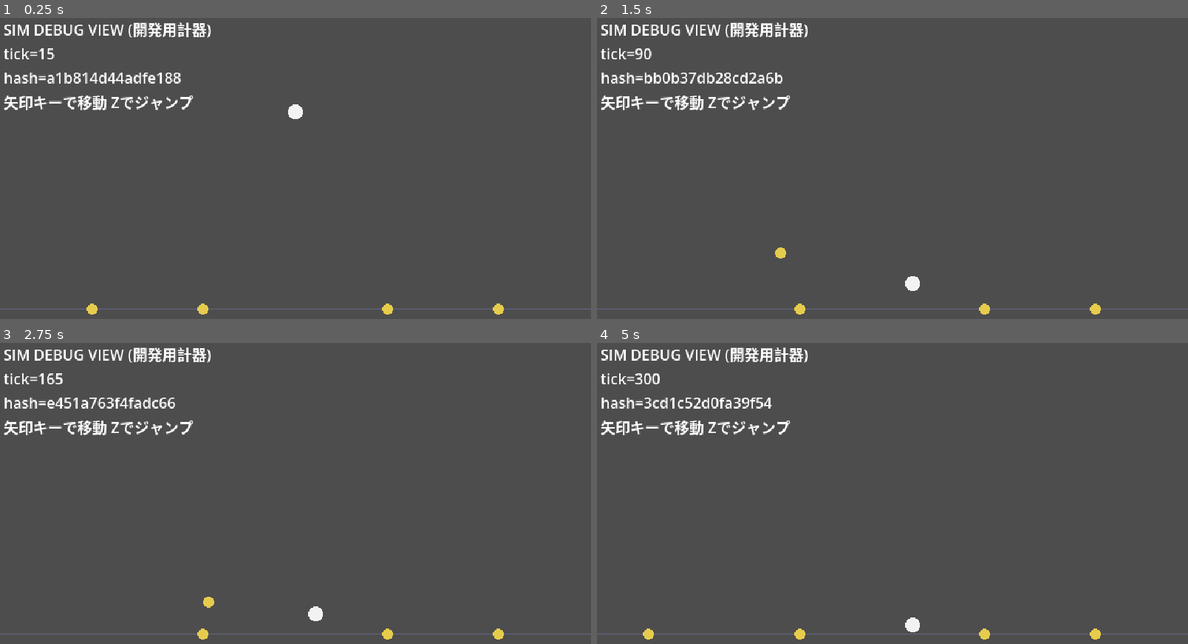
Above: before the commit, frames 1-4 (two rows, left to right).
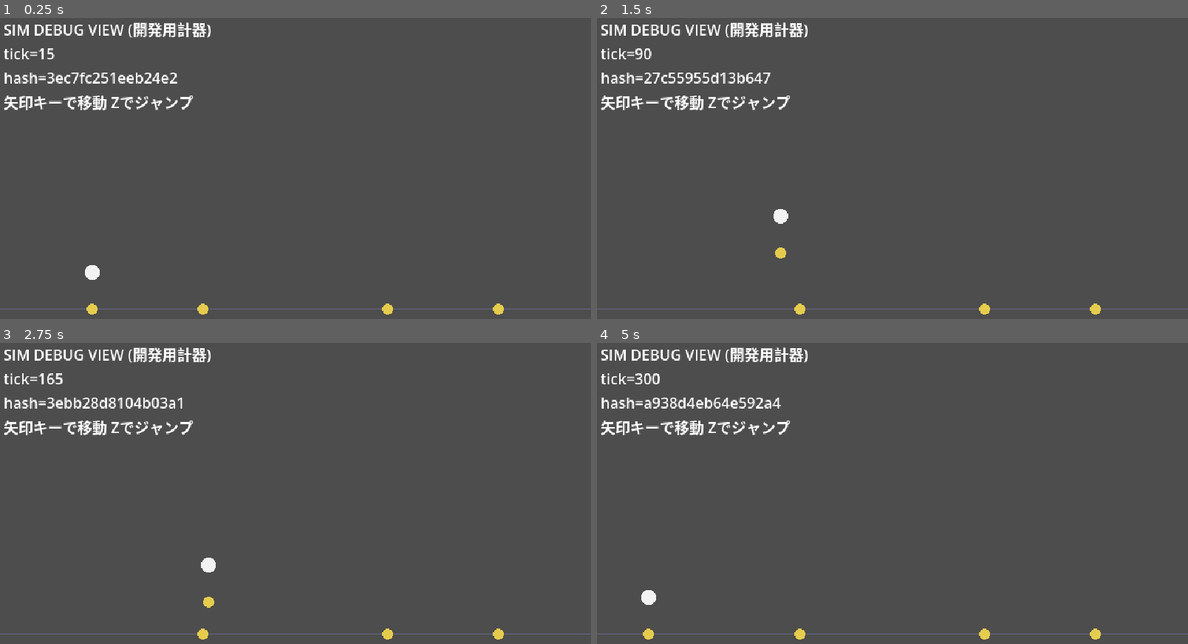
Above: after the commit, the same moments.

Repository: pinpikokun/animal-spike
Game: Godot game, scene res://src/display/main.tscn
Two runs of this game, one before a commit and one after it. Both use one fixed random seed, a clock stepped at 60 frames per second and the inputs below.
Inputs:
- Up to frame 1 (0.25 s): no input
- Up to frame 2 (1.5 s): hold Right 0.53-1.28 s; hold Z 0.53-1.28 s; tap Space at 0.77 s; hold Left from 1.28 s (still down); tap Z at 1.35 s
- Up to frame 3 (2.75 s): tap Space at 1.52 s; release Left at 2.03 s; hold Right from 2.03 s (still down); hold Z from 2.03 s (still down)
- Up to frame 4 (5 s): release Z at 2.78 s; tap Z at 2.85, 4.35 s; tap Space at 3.02, 3.77, 4.52 s; release Right at 3.53 s; hold Z 3.53-4.28 s; hold Left from 3.53 s (still down)

The runs differ from the first frame. In frame 1, 0.8% of the frame differs, in the area x 8-52%, y 18-88%; in frame 2, 0.8%, in the area x 8-55%, y 18-91%; in frame 3, 0.7%; in frame 4, 0.8%.

Commit message:
M1a: ラリー進行(サーブ・得点・デュース・勝敗)
Co-Authored-By: Claude Fable 5 <noreply@anthropic.com>

Diff:
--- a/src/sim/simulation.gd
+++ b/src/sim/simulation.gd
@@ -19,12 +19,91 @@
 	return 1 if team == 0 else -1
 
 static func step(state, inputs: Array[int], cfg) -> void:
+	# matchの定数パターンは識別子束縛の罠があるためif/elifで書く
 	state.tick += 1
+	if state.phase == SimStateScript.PHASE_SERVE:
+		state.timer -= 1
+		_step_players_and_hits(state, inputs, cfg)
+		_hold_ball_on_server(state, cfg)
+		_try_serve(state, inputs, cfg)
+	elif state.phase == SimStateScript.PHASE_RALLY:
+		_step_players_and_hits(state, inputs, cfg)
+		_step_ball(state, cfg)
+		_check_floor_point(state, cfg)
+	elif state.phase == SimStateScript.PHASE_POINT_PAUSE:
+		state.timer -= 1
+		if state.timer <= 0:
+			reset_rally(state, cfg, state.serving_team)
+	# PHASE_GAME_OVERは何もしない
+
+static func _step_players_and_hits(state, inputs: Array[int], cfg) -> void:
 	for i in state.players.size():
 		var input: int = inputs[i] if i < inputs.size() else 0
 		_step_player(state.players[i], input, cfg, team_of(i))
 		_try_hit(state, i, input, cfg)
-	_step_ball(state, cfg)
+
+static func reset_rally(s, cfg, serving_team: int) -> void:
+	s.phase = SimStateScript.PHASE_SERVE
+	s.serving_team = serving_team
+	s.touches = 0
+	s.last_touch_team = -1
+	s.timer = cfg.serve_delay_ticks
+	var back: int = FP.from_int(cfg.spawn_back_px)
+	var front: int = FP.from_int(cfg.spawn_front_px)
+	var positions: Array[int] = [back, front, cfg.court_width - back, cfg.court_width - front]
+	for i in s.players.size():
+		var p = s.players[i]
+		p.x = positions[i]
+		p.y = cfg.floor_y
+		p.vx = 0
+		p.vy = 0
+		p.on_ground = 1
+		p.hit_cooldown = 0
+	s.ball_vx = 0
+	s.ball_vy = 0
+	_hold_ball_on_server(s, cfg)
+
+static func _server_index(s) -> int:
+	return s.serving_team * 2
+
+static func _hold_ball_on_server(s, cfg) -> void:
+	var server = s.players[_server_index(s)]
+	s.ball_x = server.x
+	s.ball_y = server.y - cfg.serve_hold_height
+
+static func _try_serve(s, inputs: Array[int], cfg) -> void:
+	var idx: int = _server_index(s)
+	var input: int = inputs[idx] if idx < inputs.size() else 0
+	if not (input & IN_ACTION):
+		return
+	var dir: int = _dir_of_team(s.serving_team)
+	s.ball_vx = dir * cfg.serve_vx
+	s.ball_vy = -cfg.serve_vy
+	s.touches = 0
+	s.last_touch_team = s.serving_team
+	s.phase = SimStateScript.PHASE_RALLY
+
+static func _check_floor_point(s, cfg) -> void:
+	if s.ball_y < cfg.floor_y - cfg.ball_radius:
+		return
+	var landed_left: bool = s.ball_x < cfg.net_x
+	_award_point(s, 1 if landed_left else 0, cfg)
+
+static func _award_point(s, team: int, cfg) -> void:
+	if team == 0:
+		s.score_l += 1
+	else:
+		s.score_r += 1
+	s.serving_team = team
+	var lead: int = s.score_l - s.score_r if team == 0 else s.score_r - s.score_l
+	var score: int = s.score_l if team == 0 else s.score_r
+	var won: bool = score >= cfg.points_to_win and (not cfg.deuce or lead >= 2)
+	if won:
+		s.winner = team
+		s.phase = SimStateScript.PHASE_GAME_OVER
+	else:
+		s.phase = SimStateScript.PHASE_POINT_PAUSE
+		s.timer = cfg.point_pause_ticks
 
 static func _try_hit(s, i: int, input: int, cfg) -> void:
 	if s.phase != SimStateScript.PHASE_RALLY:
@@ -55,6 +134,8 @@
 	else:
 		s.touches = 1
 	s.last_touch_team = team
+	if s.touches > cfg.max_touches:
+		_award_point(s, 1 - team, cfg)
 
 static func _step_player(p, input: int, cfg, team: int) -> void:
 	p.vx = 0
@@ -95,10 +176,7 @@
 	elif s.ball_x > right:
 		s.ball_x = right - (s.ball_x - right)
 		s.ball_vx = -s.ball_vx * cfg.ball_bounce_num / cfg.ball_bounce_den
-	var floor_limit: int = cfg.floor_y - cfg.ball_radius
-	if s.ball_y > floor_limit:
-		s.ball_y = floor_limit - (s.ball_y - floor_limit)
-		s.ball_vy = -s.ball_vy * cfg.ball_bounce_num / cfg.ball_bounce_den
+	# 床の反射はしない。RALLY中の床接触は_check_floor_pointが得点として処理する
 	var ceil_limit: int = cfg.ball_radius
 	if s.ball_y < ceil_limit:
 		s.ball_y = ceil_limit + (ceil_limit - s.ball_y)
--- /dev/null
+++ b/tests/unit/test_rally.gd
@@ -0,0 +1,106 @@
+extends "res://tests/test_case.gd"
+
+const FP := preload("res://src/sim/fp.gd")
+const SimConfig := preload("res://src/sim/sim_config.gd")
+const SimState := preload("res://src/sim/sim_state.gd")
+const Simulation := preload("res://src/sim/simulation.gd")
+
+func _serve_world(serving: int) -> Array:
+	var cfg = SimConfig.new()
+	var s = SimState.new()
+	Simulation.reset_rally(s, cfg, serving)
+	return [s, cfg]
+
+func test_reset_positions() -> void:
+	var w := _serve_world(0)
+	var s = w[0]
+	var cfg = w[1]
+	check_eq(s.phase, SimState.PHASE_SERVE, "SERVEフェーズ")
+	check_eq(s.players[0].x, FP.from_int(cfg.spawn_back_px), "左後衛の位置")
+	check_eq(s.players[2].x, cfg.court_width - FP.from_int(cfg.spawn_back_px), "右後衛の位置")
+	check_eq(s.touches, 0, "タッチ0")
+
+func test_ball_held_by_server() -> void:
+	var w := _serve_world(0)
+	var s = w[0]
+	var cfg = w[1]
+	for i in 10:
+		Simulation.step(s, [0, 0, 0, 0], cfg)
+	check_eq(s.ball_x, s.players[0].x, "ボールはサーバー頭上に固定(x)")
+	check_eq(s.ball_y, s.players[0].y - cfg.serve_hold_height, "ボールはサーバー頭上に固定(y)")
+
+func test_serve_launches_ball() -> void:
+	var w := _serve_world(0)
+	var s = w[0]
+	var cfg = w[1]
+	Simulation.step(s, [Simulation.IN_ACTION, 0, 0, 0], cfg)
+	check_eq(s.phase, SimState.PHASE_RALLY, "サーブでRALLYへ")
+	check(s.ball_vx > 0, "左サーブは右向き")
+	check(s.ball_vy < 0, "サーブは上向き成分")
+
+func test_floor_scores_opponent() -> void:
+	var w := _serve_world(0)
+	var s = w[0]
+	var cfg = w[1]
+	s.phase = SimState.PHASE_RALLY
+	s.ball_x = FP.from_int(100)
+	s.ball_y = cfg.floor_y - cfg.ball_radius - FP.from_int(1)
+	s.ball_vy = FP.from_int(10)
+	Simulation.step(s, [0, 0, 0, 0], cfg)
+	check_eq(s.score_r, 1, "左コートに落ちたら右チームの得点")
+	check_eq(s.phase, SimState.PHASE_POINT_PAUSE, "得点後はポーズ")
+
+func test_pause_then_new_serve_by_scorer() -> void:
+	var w := _serve_world(0)
+	var s = w[0]
+	var cfg = w[1]
+	s.phase = SimState.PHASE_RALLY
+	s.ball_x = FP.from_int(100)
+	s.ball_y = cfg.floor_y - cfg.ball_radius - FP.from_int(1)
+	s.ball_vy = FP.from_int(10)
+	Simulation.step(s, [0, 0, 0, 0], cfg)
+	for i in cfg.point_pause_ticks + 1:
+		Simulation.step(s, [0, 0, 0, 0], cfg)
+	check_eq(s.phase, SimState.PHASE_SERVE, "ポーズ後は次のサーブ")
+	check_eq(s.serving_team, 1, "得点チームがサーブ")
+
+func test_touch_over_scores_opponent() -> void:
+	var w := _serve_world(0)
+	var s = w[0]
+	var cfg = w[1]
+	s.phase = SimState.PHASE_RALLY
+	s.touches = cfg.max_touches
+	s.last_touch_team = 0
+	s.ball_x = s.players[0].x + FP.from_int(5)
+	s.ball_y = s.players[0].y - FP.from_int(10)
+	Simulation.step(s, [Simulation.IN_ACTION, 0, 0, 0], cfg)
+	check_eq(s.score_r, 1, "4タッチ目で相手の得点")
+
+func test_win_at_15() -> void:
+	var w := _serve_world(0)
+	var s = w[0]
+	var cfg = w[1]
+	s.score_r = cfg.points_to_win - 1
+	s.score_l = 5
+	s.phase = SimState.PHASE_RALLY
+	s.ball_x = FP.from_int(100)
+	s.ball_y = cfg.floor_y - cfg.ball_radius - FP.from_int(1)
+	s.ball_vy = FP.from_int(10)
+	Simulation.step(s, [0, 0, 0, 0], cfg)
+	check_eq(s.winner, 1, "15点で右チームの勝ち")
+	check_eq(s.phase, SimState.PHASE_GAME_OVER, "ゲーム終了フェーズ")
+
+func test_deuce_requires_two_point_lead() -> void:
+	var w := _serve_world(0)
+	var s = w[0]
+	var cfg = w[1]
+	s.score_l = cfg.points_to_win - 1
+	s.score_r = cfg.points_to_win - 1
+	s.phase = SimState.PHASE_RALLY
+	s.ball_x = FP.from_int(500)
+	s.ball_y = cfg.floor_y - cfg.ball_radius - FP.from_int(1)
+	s.ball_vy = FP.from_int(10)
+	Simulation.step(s, [0, 0, 0, 0], cfg)
+	check_eq(s.score_l, cfg.points_to_win, "左が15点")
+	check_eq(s.winner, -1, "14-15はデュースで未決着")
+	check_eq(s.phase, SimState.PHASE_POINT_PAUSE, "続行")
--- a/tests/unit/test_simulation.gd
+++ b/tests/unit/test_simulation.gd
@@ -77,6 +77,7 @@
 	var w := _new_world()
 	var s = w[0]
 	var cfg = w[1]
+	s.phase = SimState.PHASE_RALLY
 	s.ball_x = cfg.ball_radius + FP.from_int(2)
 	s.ball_y = FP.from_int(100)
 	s.ball_vx = -FP.from_int(5)
@@ -88,6 +89,7 @@
 	var w := _new_world()
 	var s = w[0]
 	var cfg = w[1]
+	s.phase = SimState.PHASE_RALLY
 	s.ball_x = cfg.court_width - cfg.ball_radius - FP.from_int(2)
 	s.ball_y = FP.from_int(100)
 	s.ball_vx = FP.from_int(5)
@@ -99,20 +101,12 @@
 	var w := _new_world()
 	var s = w[0]
 	var cfg = w[1]
-	s.ball_x = FP.from_int(320)
+	s.phase = SimState.PHASE_RALLY
+	s.ball_x = FP.from_int(100)
 	s.ball_y = cfg.ball_radius + FP.from_int(1)
 	s.ball_vy = -FP.from_int(6)
 	Simulation.step(s, [0, 0, 0, 0], cfg)
 	check(s.ball_vy > 0, "天井で反射して下向きになる")
 	check(s.ball_y >= cfg.ball_radius, "天井にめり込まない")
 
-func test_ball_floor_bounce_decays() -> void:
-	var w := _new_world()
-	var s = w[0]
-	var cfg = w[1]
-	s.ball_x = FP.from_int(320)
-	s.ball_y = cfg.floor_y - cfg.ball_radius - FP.from_int(1)
-	s.ball_vy = FP.from_int(6)
-	Simulation.step(s, [0, 0, 0, 0], cfg)
-	check(s.ball_vy < 0, "床で反射して上向きになる")
-	check(-s.ball_vy < FP.from_int(6), "反発で減衰する")
+# 床バウンドのテストは削除(仕様変更: RALLY中の床接触は得点。test_rally.gdが検証する)
--- a/tests/unit/test_sync.gd
+++ b/tests/unit/test_sync.gd
@@ -14,7 +14,7 @@
 #     静的スキャン(test_no_float_in_sim.gd)が併走している
 # 物理を意図的に変更した場合はGOLDEN_FINAL_HASHを新しい値に更新すること
 
-const GOLDEN_FINAL_HASH := -6498240215135575413
+const GOLDEN_FINAL_HASH := 6089113294468396581
 
 func _next_rand(s: int) -> int:
 	# xorshift64。乱数も整数のみで作る
